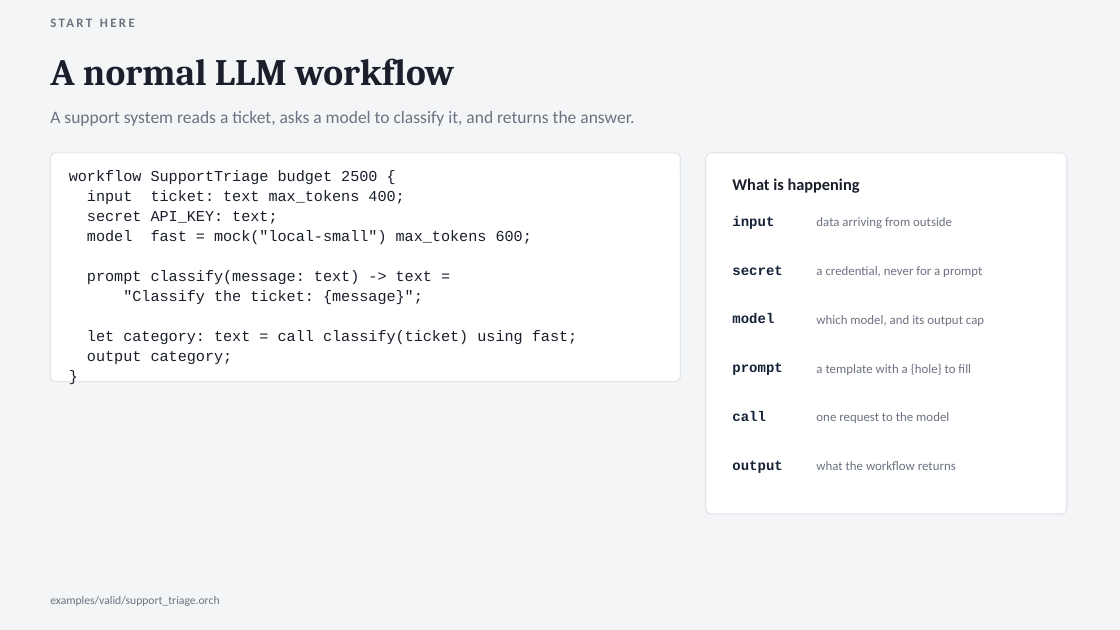
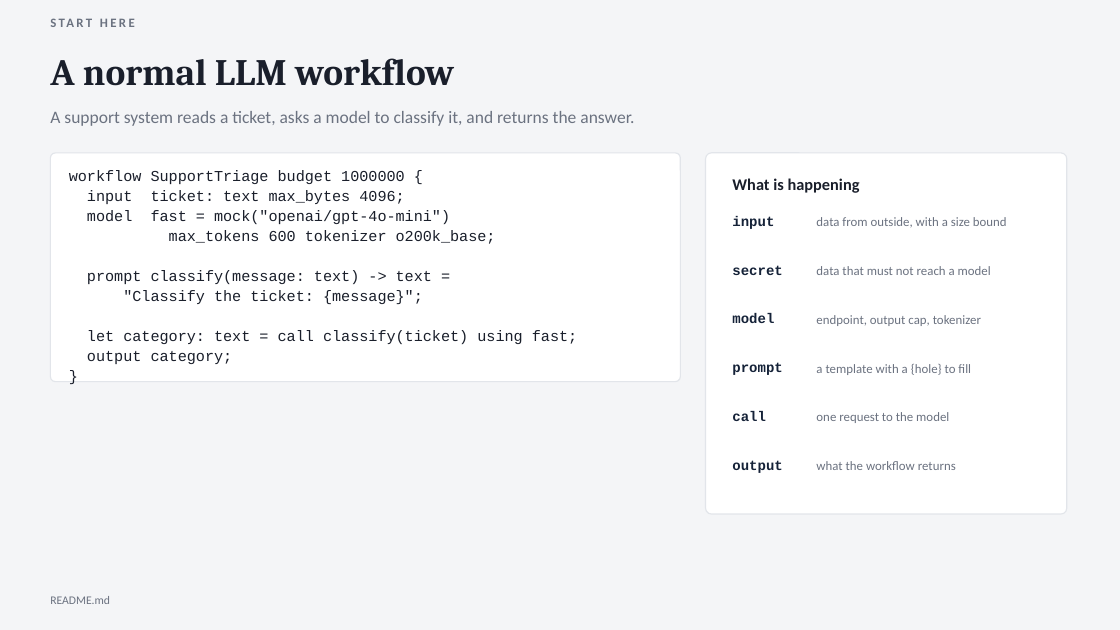
Before and after one commit to guyoverclocked/orchlang-compiler-design-project, a slide deck: slide 2 of submission/phase2/OrchLang_Phase2_Presentation_Nambi_Rajan_M.pptx. Drawn at 1120x630 pixels with LibreOffice and Linux fonts; fonts in the diff are those of the drawing. Boxes give left, top, right and bottom in pixels: in the first picture for what was removed or moved away, otherwise in the second. Text is boxed around its words. In the diff, an @@ line names an element or a change of style, - is before the commit and + after.

```diff
--- a/submission/phase2/OrchLang_Phase2_Presentation_Nambi_Rajan_M.pptx
+++ b/submission/phase2/OrchLang_Phase2_Presentation_Nambi_Rajan_M.pptx
@@ text at [69,170,496,244]: text changed @@
-workflow SupportTriage budget 2500 {
-input ticket: text max_tokens 400;
-secret API_KEY: text;
-model fast = mock("local-small") max_tokens 600;
+workflow SupportTriage budget 1000000 {
+input ticket: text max_bytes 4096;
+model fast = mock("openai/gpt-4o-mini")
+max_tokens 600 tokenizer o200k_base;
@@ text at [816,217,1007,227]: text changed @@
-data arriving from outside
+data from outside, with a size bound
@@ text at [816,266,991,275]: text changed @@
-a credential, never for a prompt
+data that must not reach a model
@@ text at [816,315,981,326]: text changed @@
-which model, and its output cap
+endpoint, output cap, tokenizer
@@ text at [50,596,110,604]: text changed @@
-examples/valid/support_triage.orch
+README.md
```
Also in this commit, not shown: 9 other slides changed, 10 slides added, 8 slides removed, 28 other files.
